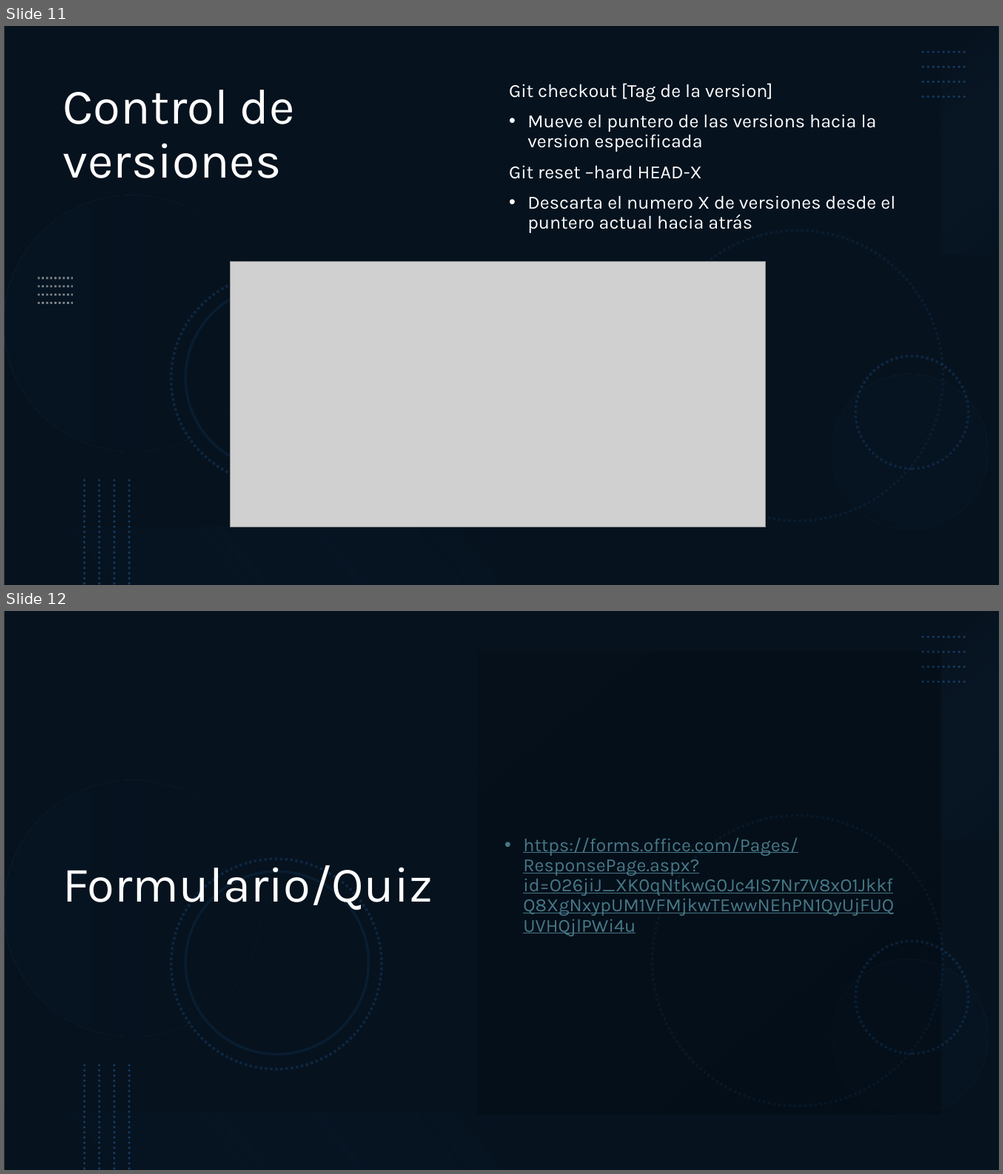
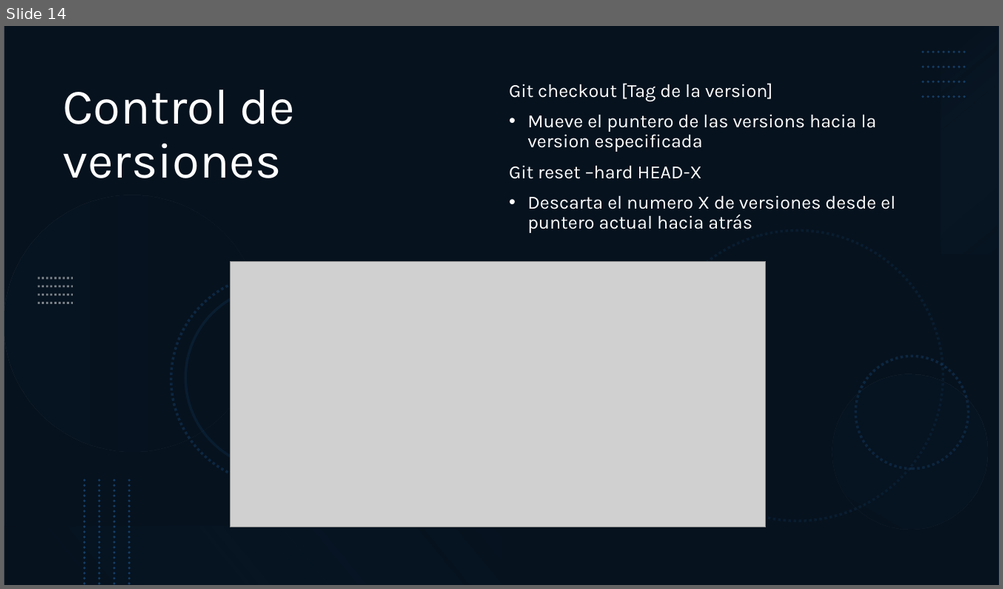
Before and after one commit to Cristinarme-iesjjcm/ud01-git-grupos, a slide deck: grupo7/Presentacion entornos.pptx. Shown one above the other, each under a label of ours: slides 11 and 12 before the commit, slide 14 after it. The pictures are 1003x1174 and 1003x589 pixels, drawn with LibreOffice and Linux fonts; fonts in the diff are those of the drawing; grey boxes stand for pictures. Boxes give left, top, right and bottom in pixels: in the first picture for what was removed or moved away, otherwise in the second. Text is boxed around its words. In the diff, an @@ line names an element or a change of style, - is before the commit and + after.

```diff
--- a/grupo7/Presentacion entornos.pptx
+++ b/grupo7/Presentacion entornos.pptx
@@ slide 12 removed at (x1=4, y1=611, x2=999, y2=1170), background #FFFFFF @@
@@ rectangle removed at (x1=4, y1=611, x2=999, y2=1170) @@
@@ rectangle removed at (x1=4, y1=611, x2=999, y2=1170) @@
@@ rectangle removed at (x1=941, y1=611, x2=999, y2=840) @@
@@ rectangle removed at (x1=477, y1=651, x2=940, y2=1115) @@
@@ group removed at (x1=922, y1=637, x2=967, y2=682): 4 lines @@
@@ group removed at (x1=4, y1=780, x2=999, y2=1143): 6 ellipses @@
@@ text removed at (x1=523, y1=837, x2=892, y2=896) @@
-• https://forms.office.com/Pages/ResponsePage.aspx?id=O26jiJ_XK0qNtkwG0Jc4IS7Nr7V8xO1JkkfQ8XgNxypUM1VFMjkwTEwwNEhPN1QyUjFUQUVHQjlPWi4u
@@ title removed at (x1=63, y1=866, x2=433, y2=911) @@
-Formulario/Quiz
@@ group removed at (x1=85, y1=1065, x2=129, y2=1170): 4 lines @@
@@ rectangle removed at (x1=4, y1=1113, x2=502, y2=1170) @@
@@ what was slide 11 is now slide 14 @@
```
Also in this commit, not shown: 4 slides added.
